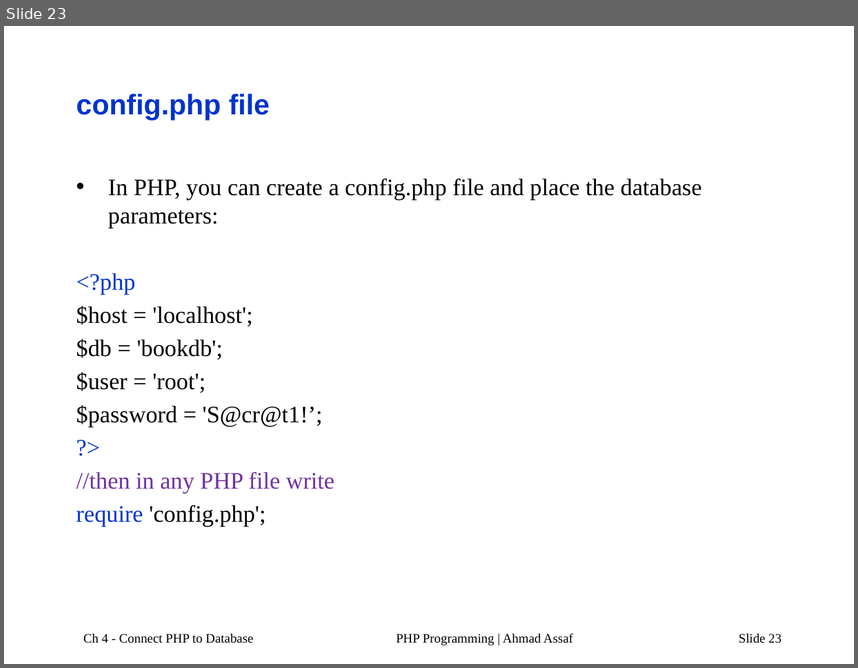
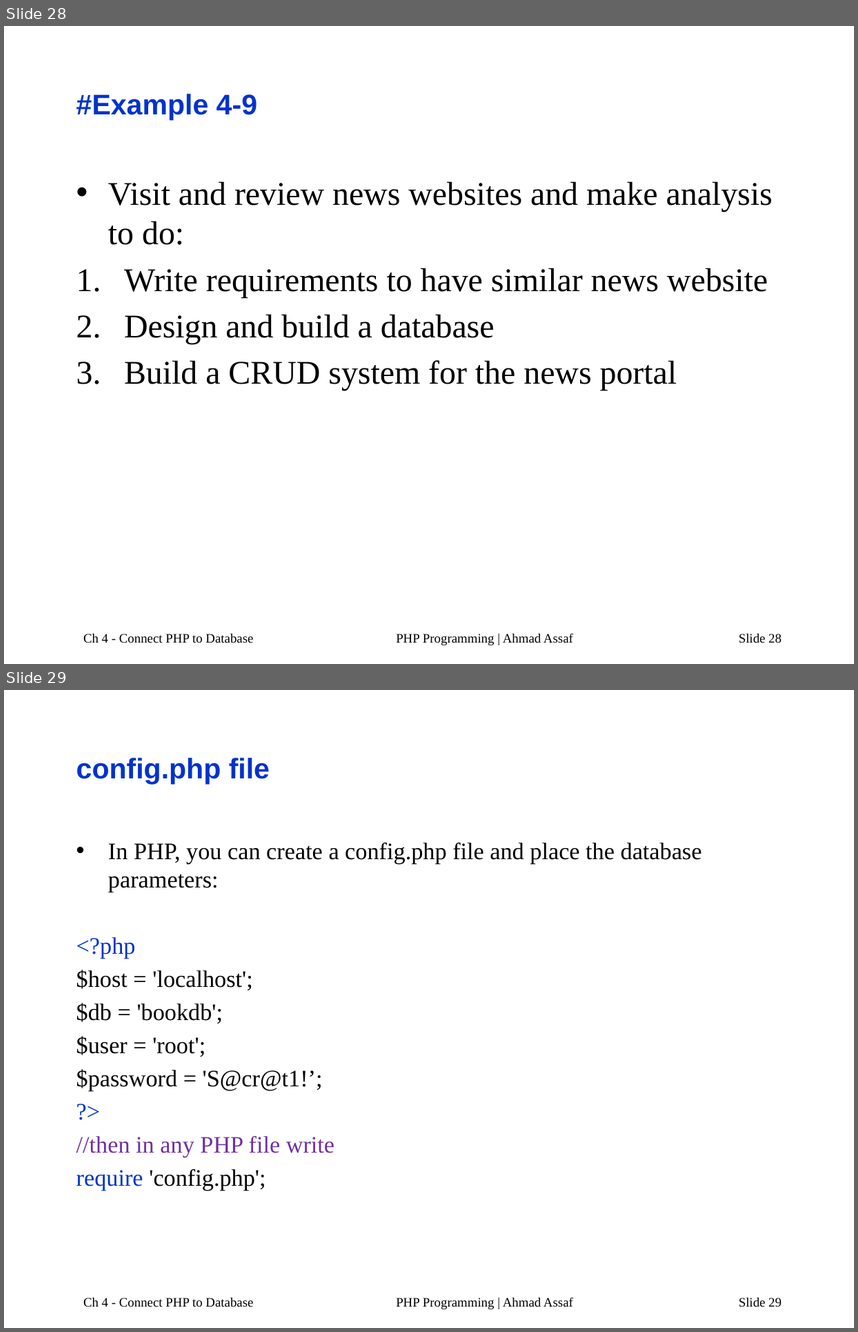
Before and after one commit to AhmadAssafCode/PHP2211, a slide deck: others/PHP-Ch4a.pptx. Shown one above the other, each under a label of ours: slide 23 before the commit, slides 28 and 29 after it. The pictures are 858x668 and 858x1332 pixels, drawn with LibreOffice and Linux fonts; fonts in the diff are those of the drawing. Boxes give left, top, right and bottom in pixels: in the first picture for what was removed or moved away, otherwise in the second. Text is boxed around its words. In the diff, an @@ line names an element or a change of style, - is before the commit and + after.

```diff
--- a/others/PHP-Ch4a.pptx
+++ b/others/PHP-Ch4a.pptx
@@ slide 28 added at bbox=[4, 26, 854, 664], background #FFFFFF @@
@@ title added at bbox=[76, 94, 257, 120], 24 pt, text #0033CC, bold @@
+#Example 4-9
@@ text added at bbox=[108, 181, 773, 390], 28 pt, text #000000 @@
+• Visit and review news websites and make analysis to do:
+1. Write requirements to have similar news website
+2. Design and build a database
+3. Build a CRUD system for the news portal
@@ text added at bbox=[83, 633, 253, 643], 11 pt, text #000000 @@
+Ch 4 - Connect PHP to Database
@@ text added at bbox=[396, 633, 573, 645], 11 pt, text #000000 @@
+PHP Programming | Ahmad Assaf
@@ page number added at bbox=[739, 633, 782, 643], 11 pt, text #000000 @@
+Slide 28
@@ what was slide 23 is now slide 29 @@
@@ page number at bbox=[739, 1297, 782, 1307]: text changed @@
-Slide 23
+Slide 29
```
Also in this commit, not shown: 8 slides changed, 6 other slides added, 2 other files.
